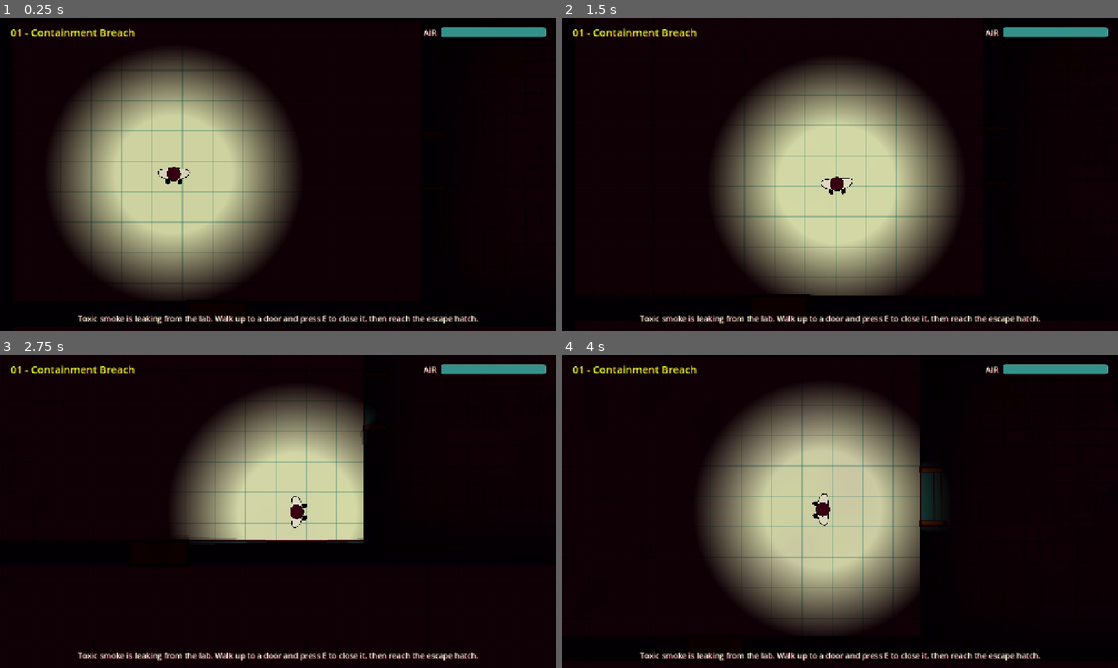
Above: before the commit, frames 1-4 (two rows, left to right).
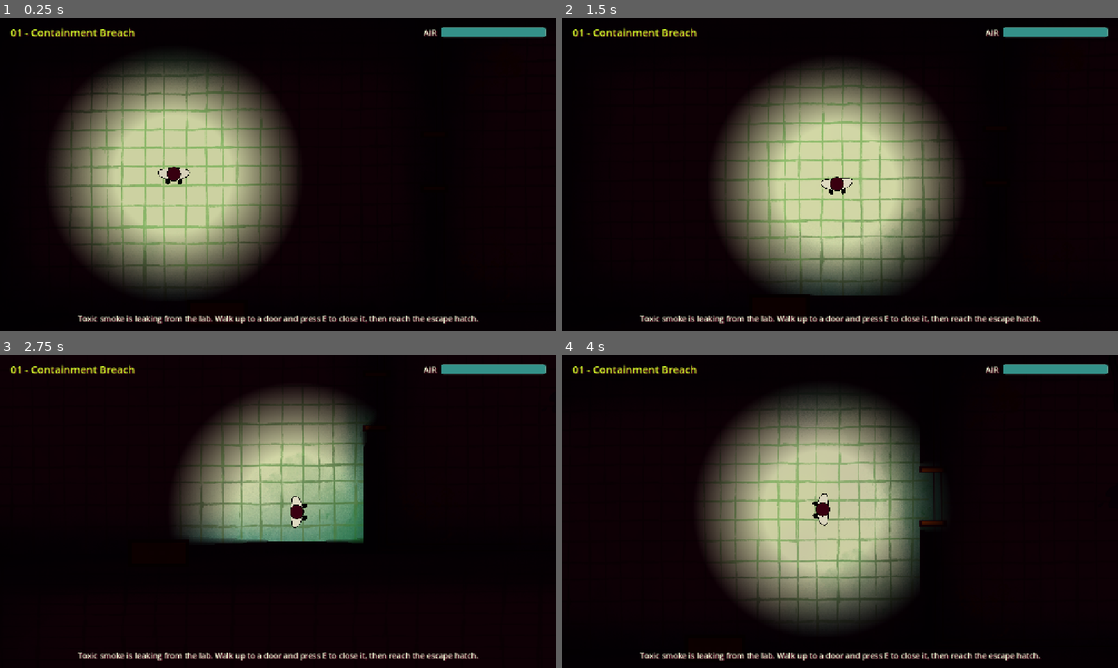
Above: after the commit, the same moments.

Repository: lvntszcs/jam26
Game: Godot game, scene res://scenes/main.tscn
The game is run twice, just before and just after one commit, with the same random seed, the same clock (stepped at 60 frames per second) and the same inputs.
Inputs:
- Up to frame 1 (0.25 s): no input
- Up to frame 2 (1.5 s): tap E (interact) at 0.5, 1.35 s; hold D (move_right) 0.53-1.28 s; hold E (interact) 0.53-1.28 s; hold S (move_down) from 1.28 s (still down)
- Up to frame 3 (2.75 s): tap E (interact) at 2 s; release S (move_down) at 2.03 s; hold D (move_right) from 2.03 s (still down); hold E (interact) from 2.03 s (still down)
- Up to frame 4 (4 s): release D (move_right) at 2.78 s; release E (interact) at 2.78 s; hold W (move_up) 2.78-3.53 s; tap E (interact) at 2.85, 3.5 s; hold A (move_left) from 3.53 s (still down); hold E (interact) from 3.53 s (still down)

The runs differ from the first frame. In frame 1, 5.2% of the frame differs, in the area x 11-51%, y 11-88%; in frame 2, 6.1%; in frame 3, 7.0%; in frame 4, 7.8%, in the area x 26-65%, y 10-88%.

Commit message:
Use the painted floor as the default room background
Rooms without their own painting now use ArtTheme.room_background
(art/rooms/room_floor.webp). The painting is resolved outside _draw():
textures first loaded during drawing render as solid white, which was
also the real cause of the earlier square smoke puffs; AGENTS.md now
records that instead of the wrong draw_rect explanation.

Co-Authored-By: Claude Opus 5.5 <noreply@anthropic.com>

Diff:
--- a/art/art_theme.tres
+++ b/art/art_theme.tres
@@ -2,6 +2,7 @@
 
 [ext_resource type="Script" path="res://scripts/core/art_theme.gd" id="1_theme"]
 [ext_resource type="Texture2D" path="res://art/characters/player_sheet.webp" id="4_psheet"]
+[ext_resource type="Texture2D" path="res://art/rooms/room_floor.webp" id="15_room"]
 [ext_resource type="Texture2D" path="res://art/placeholder/door_closed.png" id="7_dclosed"]
 [ext_resource type="Texture2D" path="res://art/placeholder/door_open.png" id="8_dopen"]
 [ext_resource type="Texture2D" path="res://art/placeholder/vent_on.png" id="9_von"]
@@ -13,6 +14,7 @@
 
 [resource]
 script = ExtResource("1_theme")
+room_background = ExtResource("15_room")
 player_sheet = ExtResource("4_psheet")
 door_closed = ExtResource("7_dclosed")
 door_open = ExtResource("8_dopen")
--- a/scripts/core/art_theme.gd
+++ b/scripts/core/art_theme.gd
@@ -1,12 +1,17 @@
 @tool
 class_name ArtTheme
 extends Resource
-## Maps every shared visual in the game to a texture. Room paintings are not here: each Room
-## node has its own `background`.
+## Maps every shared visual in the game to a texture. A Room can override the default room
+## background with its own `background` painting.
 ## The active theme is res://art/art_theme.tres. See art/README.md for how to swap art.
 ## Textures can be any resolution. Each object fits its art into its own `footprint`.
 
 const ACTIVE_PATH := "res://art/art_theme.tres"
+
+@export_group("Rooms")
+## Painting used for every room that has no `background` of its own. It's stretched over the
+## room, so it looks best on rooms with the same aspect ratio (1000x700 for a 2000x1400 image).
+@export var room_background: Texture2D
 
 @export_group("Player")
 ## The player seen from above, as a grid of equally sized frames, read left to right and
--- a/scripts/level/room.gd
+++ b/scripts/level/room.gd
@@ -15,11 +15,12 @@
 	set(value):
 		size = value
 		queue_redraw()
-## The room's painting. Leave empty to draw a placeholder.
+## The room's own painting. Leave empty to use the ArtTheme's `room_background`
+## (or a placeholder if that is empty too).
 @export var background: Texture2D:
 	set(value):
 		background = value
-		queue_redraw()
+		_resolve_painting()
 ## Thickness of the painted border that counts as wall.
 @export var wall_thickness := 28.0:
 	set(value):
@@ -30,10 +31,14 @@
 ## Current smoke level, 0 (clean) to 1 (unbreathable).
 var smoke := 0.0
 var doors: Array[Door] = []
+## The texture actually drawn. Resolved outside _draw(): a texture first loaded during
+## drawing renders as plain white.
+var _painting: Texture2D
 
 
 func _ready() -> void:
 	smoke = start_smoke
+	_resolve_painting()
 
 
 func rect() -> Rect2:
@@ -126,10 +131,15 @@
 
 func _draw() -> void:
 	var area := Rect2(Vector2.ZERO, size)
-	if background:
-		draw_texture_rect(background, area, false)
+	if _painting:
+		draw_texture_rect(_painting, area, false)
 	else:
 		_draw_placeholder(area)
+
+
+func _resolve_painting() -> void:
+	_painting = background if background else ArtTheme.active().room_background
+	queue_redraw()
 
 
 func _draw_placeholder(area: Rect2) -> void:
Binary file added: art/rooms/room_floor.webp
Not shown, added: art/rooms/room_floor.webp.import
Not shown, changed: AGENTS.md
Not shown, changed: art/README.md
